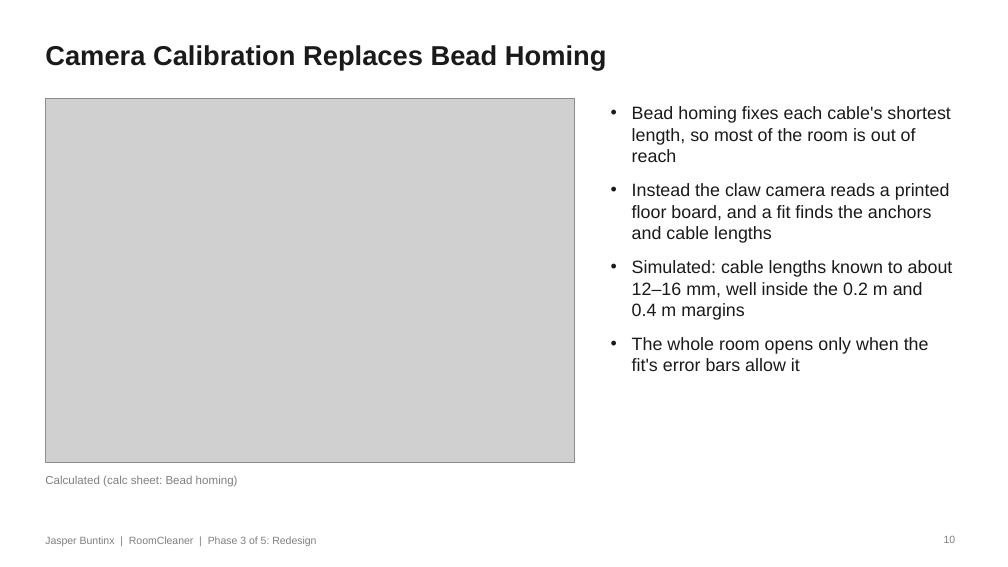
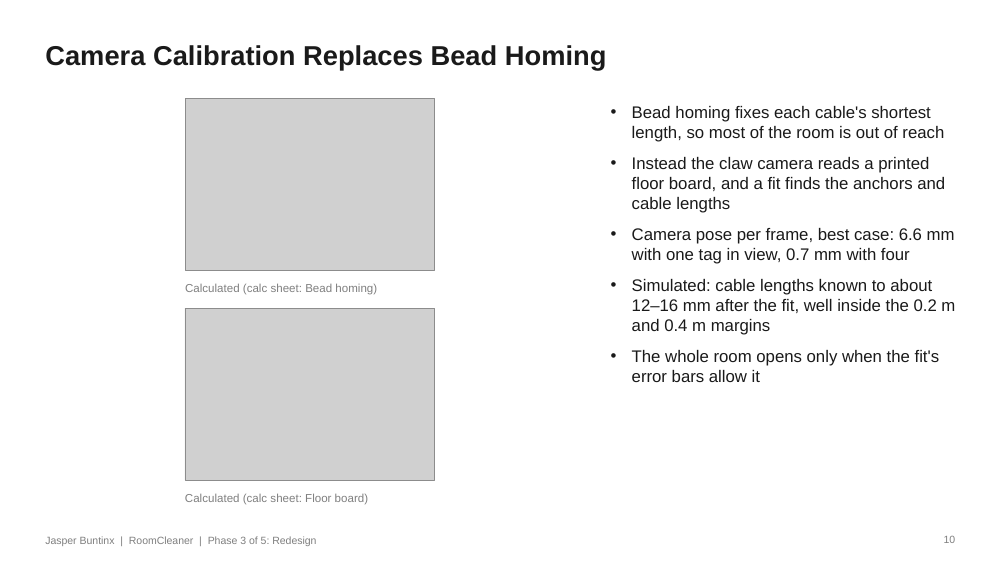
Before and after one commit to Jaspario1199/RoomCleaner, a slide deck: slide 10 of docs/presentation/deck_v8/RoomCleaner_Buntinx_Oct27_v8.pptx. Drawn at 1008x567 pixels with LibreOffice and Linux fonts; fonts in the diff are those of the drawing; grey boxes stand for pictures. Boxes give left, top, right and bottom in pixels: in the first picture for what was removed or moved away, otherwise in the second. Text is boxed around its words. In the diff, an @@ line names an element or a change of style, - is before the commit and + after.

```diff
--- a/docs/presentation/deck_v8/RoomCleaner_Buntinx_Oct27_v8.pptx
+++ b/docs/presentation/deck_v8/RoomCleaner_Buntinx_Oct27_v8.pptx
@@ picture: place and size @@
-picture at bbox=[45, 98, 575, 463]
+picture at bbox=[185, 98, 435, 270]
@@ text at bbox=[632, 106, 945, 382]: size 17 to 16 pt in "Bead homing fixes each cable's shortest length, ...", "Instead the claw camera reads a printed ...", "The whole room opens only when the ..."; less space between paragraphs @@
@@ text at bbox=[632, 228, 955, 335]: text changed; size 17 to 16 pt @@
-• Simulated: cable lengths known to about 12–16 mm, well inside the 0.2 m and 0.4 m margins
+• Camera pose per frame, best case: 6.6 mm with one tag in view, 0.7 mm with four
+• Simulated: cable lengths known to about 12–16 mm after the fit, well inside the 0.2 m and 0.4 m margins
@@ text "Calculated (calc sheet: Bead homing)": place and size @@
-text "Calculated (calc sheet: Bead homing)" at bbox=[45, 475, 238, 487]
+text "Calculated (calc sheet: Bead homing)" at bbox=[185, 283, 377, 295]
@@ picture added at bbox=[185, 309, 436, 480] @@
@@ text added at bbox=[185, 493, 368, 504], 11 pt, text #7F7F7F @@
+Calculated (calc sheet: Floor board)
```
Also in this commit, not shown: 5 other slides changed, 10 slides removed, 7 other files.
